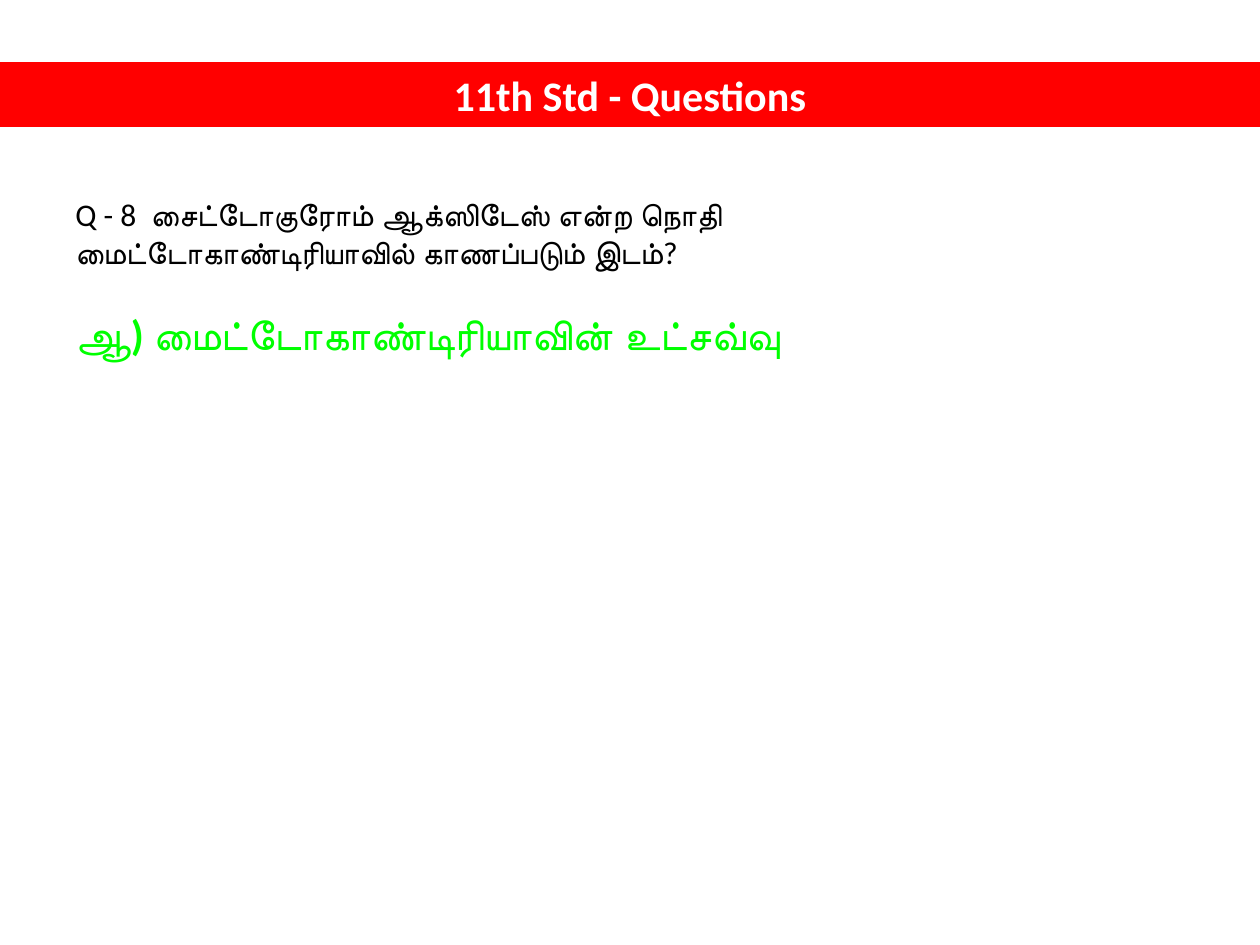
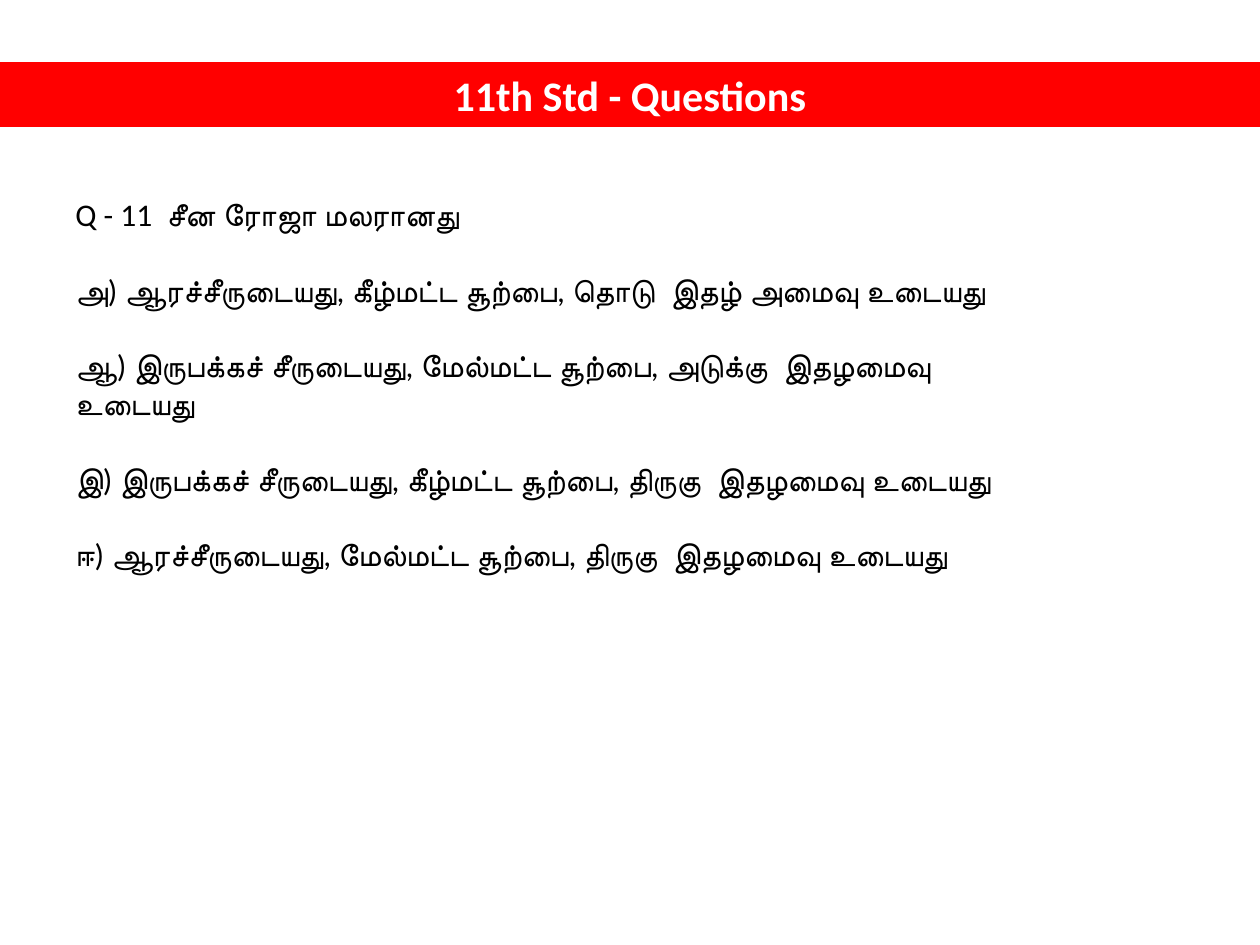
Before and after one commit to tvmani/tvmani.github.io, a slide deck: slide 19 of tamil_biology/NEET_BIOLOGY_001.pptx (slide 4 before the commit). Drawn at 1260x945 pixels with LibreOffice and Linux fonts; fonts in the diff are those of the drawing. Boxes give left, top, right and bottom in pixels: in the first picture for what was removed or moved away, otherwise in the second. Text is boxed around its words. In the diff, an @@ line names an element or a change of style, - is before the commit and + after.

```diff
--- a/tamil_biology/NEET_BIOLOGY_001.pptx
+++ b/tamil_biology/NEET_BIOLOGY_001.pptx
@@ text at <box>75,203,991,576</box>: text changed @@
-Q - 8 சைட்டோகுரோம் ஆக்ஸிடேஸ் என்ற நொதி மைட்டோகாண்டிரியாவில் காணப்படும் இடம்?
-ஆ) மைட்டோகாண்டிரியாவின் உட்சவ்வு
+Q - 11 சீன ரோஜா மலரானது
+அ) ஆரச்சீருடையது, கீழ்மட்ட சூற்பை, தொடு இதழ் அமைவு உடையது
+ஆ) இருபக்கச் சீருடையது, மேல்மட்ட சூற்பை, அடுக்கு இதழமைவு உடையது
+இ) இருபக்கச் சீருடையது, கீழ்மட்ட சூற்பை, திருகு இதழமைவு உடையது
+ஈ) ஆரச்சீருடையது, மேல்மட்ட சூற்பை, திருகு இதழமைவு உடையது
```
Also in this commit, not shown: 9 other slides changed, 18 slides added, 4 other files.
